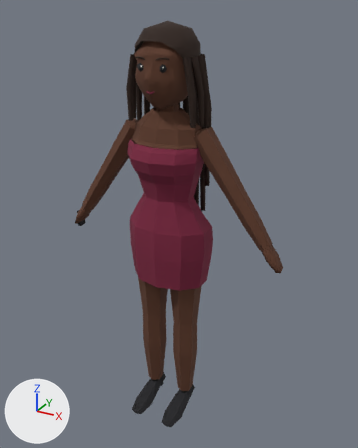
The glTF model apps/client/public/assets/shared/chr/chr_bisi.glb as it was, and as the next commit left it.
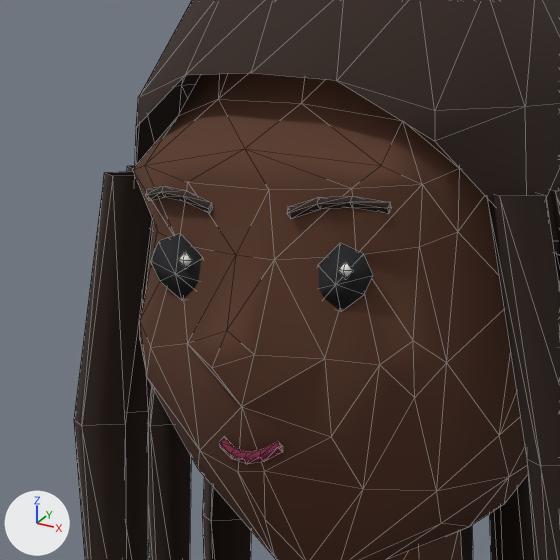
Each version is shown whole from a 50 mm camera at (0.955, -1.644, 0.915) aimed at (0.026, 0.045, 0.071), then close up on the part from 32% to 54% of the width and 7% to 24% of the height. Arrows for +X, +Y and +Z are at lower left; the lights stay in place. The older version's two pictures come first. The close-ups show mesh edges as thin lines. Vertices at exactly the same position are counted once.

The first close-up shows 'body'.
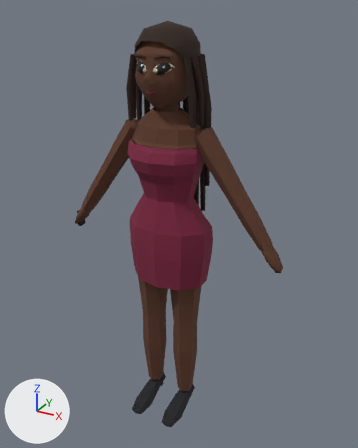
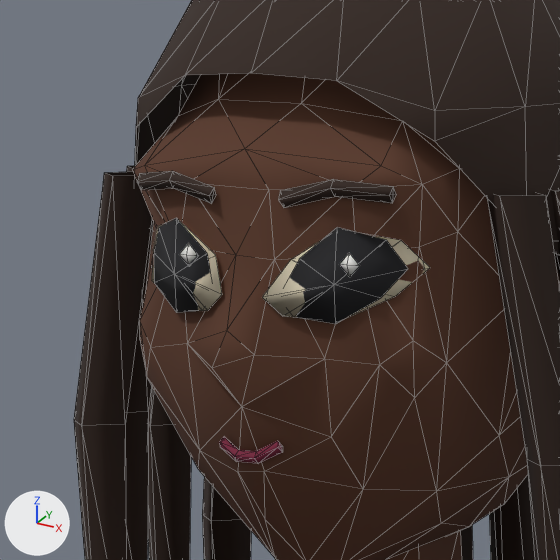
Location of each change, (x1, y1, x2, y2) in pixels of the close-ups (560 x 560 px; the box of a moved part takes in the faces that stretch with it):
part 1 of me_body, added: after (154, 218, 211, 313)
part 2 of me_body, added: after (289, 227, 408, 324)
part 3 of me_body, moved or reshaped: before (145, 186, 392, 464); after (137, 171, 430, 464)

Patch to the scene script:
```diff
--- a/apps/client/public/assets/shared/chr/chr_bisi.glb.py
+++ b/apps/client/public/assets/shared/chr/chr_bisi.glb.py
@@ me_body @@
 # used by ob_body; location = (0.0, 0.0, 0.0)
-me_body.from_pydata(...)  # 971 vertices, 1642 faces; spans x -0.5..0.5, y -0.18..0.18, z -0.85..0.87
+me_body.from_pydata(...)  # 979 vertices, 1650 faces; spans x -0.5..0.5, y -0.18..0.18, z -0.85..0.87
+# me_body part 1: the loose piece of 10 vertices spanning x -0.06..-0.03, y -0.11..-0.1, z 0.7..0.73 is copied, and the copy is multiplied about its middle by the matrix ((1.409, 0.646, 0.008), (-0.643, 1.4, 0.168), (0.063, -0.156, 1.541)); it spans x -0.07..-0.02, y -0.12..-0.09, z 0.7..0.74
+# me_body part 2: the loose piece of 10 vertices spanning x 0.03..0.06, y -0.11..-0.1, z 0.7..0.73 is copied, and the copy is multiplied about its middle by the matrix ((1.409, -0.645, -0.008), (0.642, 1.401, 0.167), (-0.063, -0.155, 1.541)); it spans x 0.02..0.07, y -0.12..-0.09, z 0.7..0.74
+# me_body part 3
+# 37 vertices are removed from x -0.07..0.07, y -0.12..-0.1, z 0.63..0.75
+# 137 faces are deleted
+# 14 vertices move from x -0.07..0.07, y -0.12..-0.1, z 0.72..0.75 to x -0.07..0.07, y -0.12..-0.1, z 0.72..0.76
+# 25 vertices are added at x -0.08..0.08, y -0.12..-0.08, z 0.64..0.76
+# 113 new faces join them
 me_body.materials.append(mat_body)
```
